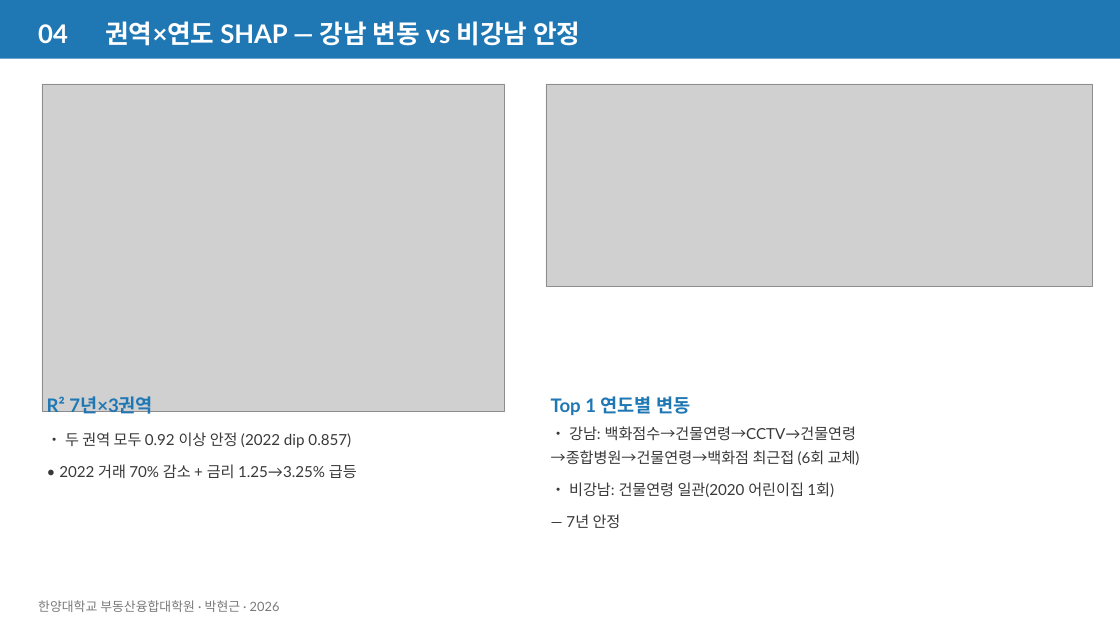
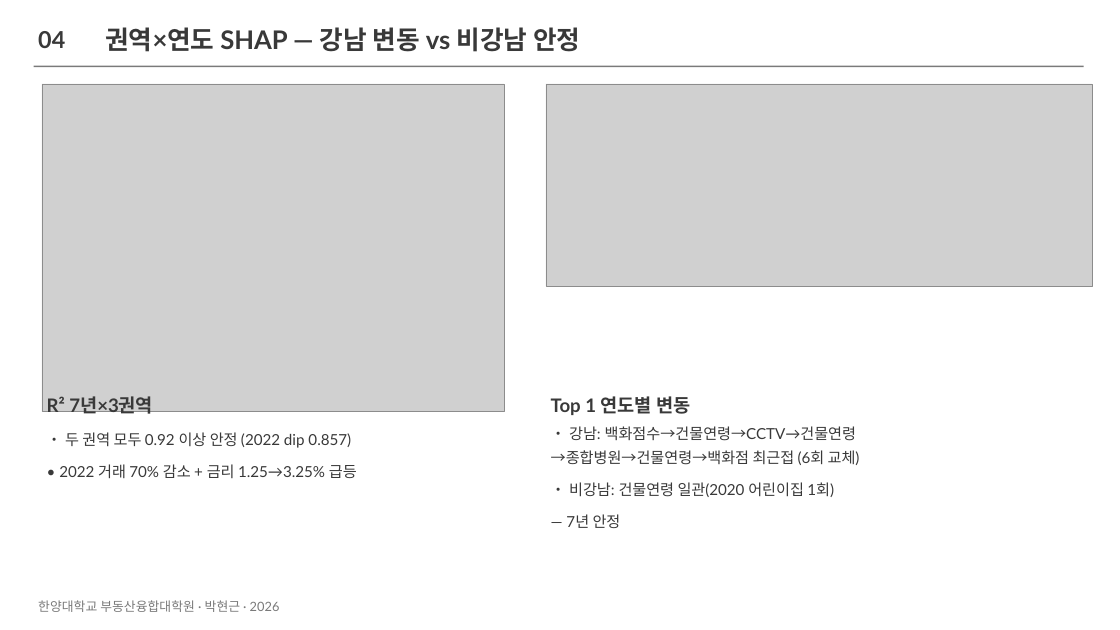
Before and after one commit to seokmogu/thesis-seoul-apt-xai, a slide deck: slide 5 of paper/중간발표_박현근.pptx. Drawn at 1120x630 pixels with LibreOffice and Linux fonts; fonts in the diff are those of the drawing; grey boxes stand for pictures. Boxes give left, top, right and bottom in pixels: in the first picture for what was removed or moved away, otherwise in the second. Text is boxed around its words. In the diff, an @@ line names an element or a change of style, - is before the commit and + after.

```diff
--- a/paper/중간발표_박현근.pptx
+++ b/paper/중간발표_박현근.pptx
@@ text "04": place and size @@
-text "04" at box(38, 24, 68, 43)
+text "04" at box(38, 31, 65, 48)
@@ text "04" at box(38, 31, 65, 48): size 22 to 20 pt, text colour #FFFFFF to #393939 @@
@@ text "권역×연도 SHAP — 강남 변동 ..." at box(105, 27, 580, 52): text colour #FFFFFF to #393939 @@
@@ rectangle: place and size @@
-rectangle at box(0, 0, 1120, 59)
+rectangle at box(34, 66, 1084, 67)
@@ rectangle at box(34, 66, 1084, 67): fill #1F77B4 to #7A7A7A @@
@@ text "R² 7년×3권역" at box(47, 397, 153, 417): text colour #1F77B4 to #393939 @@
@@ text "Top 1 연도별 변동" at box(551, 396, 690, 415): text colour #1F77B4 to #393939 @@
```
Also in this commit, not shown: 7 other slides changed, 14 other files.
